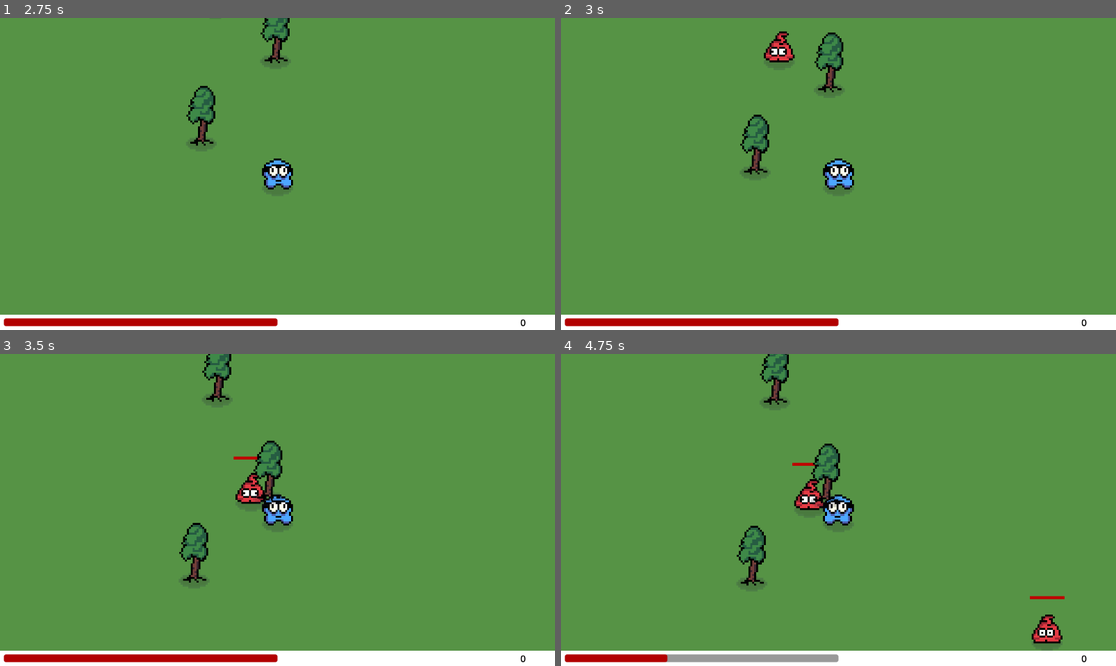
Above: before the commit, frames 1-4 (two rows, left to right).
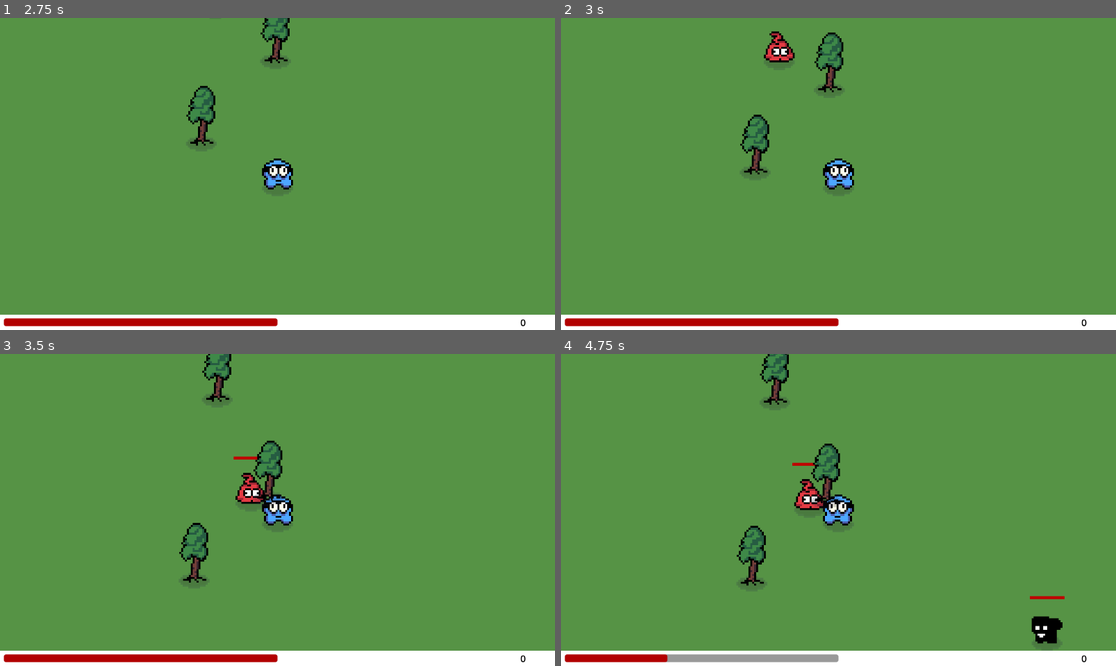
Above: after the commit, the same moments.

Repository: MicCode/zbra-survivors
Game: Godot game, scene res://game.tscn
Same seed, same stepped clock (60 frames per second), same inputs: the game is played once before the commit and once after it.
Inputs (mouse positions are in pixels of both pictures, inside the frame that each line leads up to):
- Up to frame 1 (2.75 s): move the mouse to (399, 158) at 0.52 s; press the mouse at (399, 158) at 0.53 s; hold D (move_right) 0.53-1.28 s; move the mouse to (166, 189) at 1.27 s; release the mouse at (166, 189) at 1.28 s; hold S (move_down) 1.28-2.03 s; click (166, 189) at 1.35 s; move the mouse to (333, 105) at 2.02 s; hold D (move_right) from 2.03 s (still down); hold E (grab) from 2.03 s (still down); click (333, 105) at 2.3 s
- Up to frame 2 (3 s): move the mouse to (810, 236) at 2.77 s; release D (move_right) at 2.78 s; release E (grab) at 2.78 s; hold W (move_up) from 2.78 s (still down); click (810, 236) at 2.85 s
- Up to frame 3 (3.5 s): keep holding W (move_up)
- Up to frame 4 (4.75 s): move the mouse to (1005, 556) at 3.52 s; release W (move_up) at 3.53 s; press the mouse at (1005, 556) at 3.53 s; hold A (move_left) from 3.53 s (still down); move the mouse to (672, 463) at 4.27 s; release the mouse at (672, 463) at 4.28 s; tap E (grab) at 4.35 s; click (672, 463) at 4.55 s

Frame 1 is identical in both runs. In frame 2, 0.2% of the frame differs, in the area x 36-43%, y 4-14%; in frame 3, 0.2%; in frame 4, 0.6%, in the area x 41-91%, y 40-93%.

Commit message:
feat: added new ennemy + ennemy spawn service

Diff:
--- a/entities/ennemies/mob-1/mob-1.gd
+++ b/entities/ennemies/Ennemy.gd
@@ -1,5 +1,5 @@
 extends CharacterBody2D
-class_name Ennemy # TODO extract to abstract class and inherit from it
+class_name Ennemy
 
 signal dead
 
@@ -9,6 +9,7 @@
 @onready var player = get_node("/root/Game/Player")
 
 var is_dead = false
+var sprite_reversed = false
 
 func _ready():
 	%Sprite.connect("animation_finished", _on_animation_finished)
@@ -20,6 +21,7 @@
 		var direction_to_player = global_position.direction_to(player.global_position)
 		velocity = direction_to_player * speed
 		move_and_slide()
+		%Sprite.flip_h = !sprite_reversed && direction_to_player.x < 0 || sprite_reversed && direction_to_player.x >= 0
 
 func take_damage(damage: float):
 	%Sprite.play("hurt")
--- a/entities/ennemies/mob-1/mob-1.tscn
+++ b/entities/ennemies/Ennemy.tscn
@@ -1,31 +1,31 @@
 [gd_scene load_steps=15 format=3 uid="uid://ci36jx3vvoocj"]
 
-[ext_resource type="Script" path="res://entities/ennemies/mob-1/mob-1.gd" id="1_hsysf"]
-[ext_resource type="Texture2D" uid="uid://bvkjjs72fxg4x" path="res://sprites/ennemies/mob-1-dead.png" id="1_qppga"]
-[ext_resource type="Texture2D" uid="uid://dwuk1wotf6y50" path="res://sprites/shadow.png" id="2_61tpv"]
-[ext_resource type="Texture2D" uid="uid://bceetuo4sphb" path="res://sprites/ennemies/mob-1-hurt.png" id="2_uknuq"]
-[ext_resource type="Texture2D" uid="uid://curemujf2tqhp" path="res://sprites/ennemies/mob-1-walk.png" id="3_sy8iv"]
-[ext_resource type="PackedScene" uid="uid://cl0vk4malih5v" path="res://components/healthbar/HealthComponent.tscn" id="4_nrwle"]
-[ext_resource type="AudioStream" uid="uid://l15ytlqmk1ww" path="res://sounds/hit.wav" id="6_sxgen"]
+[ext_resource type="Script" path="res://entities/ennemies/Ennemy.gd" id="1_qdj7r"]
+[ext_resource type="Texture2D" uid="uid://dwuk1wotf6y50" path="res://sprites/shadow.png" id="2_hl8ed"]
+[ext_resource type="Texture2D" uid="uid://bvkjjs72fxg4x" path="res://sprites/ennemies/mob-1-dead.png" id="3_qem7r"]
+[ext_resource type="Texture2D" uid="uid://bceetuo4sphb" path="res://sprites/ennemies/mob-1-hurt.png" id="4_yy3p0"]
+[ext_resource type="Texture2D" uid="uid://curemujf2tqhp" path="res://sprites/ennemies/mob-1-walk.png" id="5_grokr"]
+[ext_resource type="PackedScene" uid="uid://cl0vk4malih5v" path="res://components/healthbar/HealthComponent.tscn" id="6_o0wmw"]
+[ext_resource type="AudioStream" uid="uid://l15ytlqmk1ww" path="res://sounds/hit.wav" id="7_idycx"]
 
 [sub_resource type="AtlasTexture" id="AtlasTexture_45qg2"]
-atlas = ExtResource("1_qppga")
+atlas = ExtResource("3_qem7r")
 region = Rect2(0, 0, 16, 16)
 
 [sub_resource type="AtlasTexture" id="AtlasTexture_tiurt"]
-atlas = ExtResource("2_uknuq")
+atlas = ExtResource("4_yy3p0")
 region = Rect2(0, 0, 16, 16)
 
 [sub_resource type="AtlasTexture" id="AtlasTexture_ahbay"]
-atlas = ExtResource("2_uknuq")
+atlas = ExtResource("4_yy3p0")
 region = Rect2(16, 0, 16, 16)
 
 [sub_resource type="AtlasTexture" id="AtlasTexture_5mska"]
-atlas = ExtResource("3_sy8iv")
+atlas = ExtResource("5_grokr")
 region = Rect2(0, 0, 16, 16)
 
 [sub_resource type="AtlasTexture" id="AtlasTexture_brvno"]
-atlas = ExtResource("3_sy8iv")
+atlas = ExtResource("5_grokr")
 region = Rect2(16, 0, 16, 16)
 
 [sub_resource type="SpriteFrames" id="SpriteFrames_cyjhj"]
@@ -67,17 +67,17 @@
 [sub_resource type="CircleShape2D" id="CircleShape2D_a4ja4"]
 radius = 15.0
 
-[node name="Mob-1" type="CharacterBody2D"]
+[node name="Ennemy" type="CharacterBody2D"]
 scale = Vector2(2, 2)
 collision_layer = 2
 collision_mask = 14
-script = ExtResource("1_hsysf")
+script = ExtResource("1_qdj7r")
 
 [node name="Shadow" type="Sprite2D" parent="."]
 modulate = Color(1, 1, 1, 0.196078)
 position = Vector2(0, -8)
 scale = Vector2(2, 2)
-texture = ExtResource("2_61tpv")
+texture = ExtResource("2_hl8ed")
 
 [node name="Sprite" type="AnimatedSprite2D" parent="."]
 unique_name_in_owner = true
--- /dev/null
+++ b/entities/ennemies/Mob1/Mob1.tscn
@@ -0,0 +1,7 @@
+[gd_scene load_steps=3 format=3 uid="uid://bnhqwi7fcemj8"]
+
+[ext_resource type="PackedScene" uid="uid://ci36jx3vvoocj" path="res://entities/ennemies/Ennemy.tscn" id="1_ou7ce"]
+[ext_resource type="Script" path="res://entities/ennemies/Mob1/mob_1.gd" id="2_2l14v"]
+
+[node name="Mob1" instance=ExtResource("1_ou7ce")]
+script = ExtResource("2_2l14v")
--- /dev/null
+++ b/entities/ennemies/Mob1/mob_1.gd
@@ -0,0 +1,6 @@
+extends Ennemy
+class_name Mob1
+
+func _ready() -> void:
+	sprite_reversed = true
+	super._ready()
--- /dev/null
+++ b/entities/ennemies/Mob2/Mob2.tscn
@@ -0,0 +1,63 @@
+[gd_scene load_steps=11 format=3 uid="uid://cjw0jumou6ntu"]
+
+[ext_resource type="PackedScene" uid="uid://ci36jx3vvoocj" path="res://entities/ennemies/Ennemy.tscn" id="1_quukp"]
+[ext_resource type="Script" path="res://entities/ennemies/Mob2/mob_2.gd" id="2_uli14"]
+[ext_resource type="Texture2D" uid="uid://drnelp42j481v" path="res://sprites/ennemies/ennemy-2-dead.png" id="3_6b8w7"]
+[ext_resource type="Texture2D" uid="uid://l6cj1tg044xc" path="res://sprites/ennemies/ennemy-2-walk.png" id="3_vp2e4"]
+[ext_resource type="Texture2D" uid="uid://mlv24insxcl0" path="res://sprites/ennemies/ennemy-2-hurt.png" id="4_0u3s6"]
+
+[sub_resource type="AtlasTexture" id="AtlasTexture_m1m82"]
+atlas = ExtResource("4_0u3s6")
+region = Rect2(0, 0, 16, 16)
+
+[sub_resource type="AtlasTexture" id="AtlasTexture_waowg"]
+atlas = ExtResource("4_0u3s6")
+region = Rect2(16, 0, 16, 16)
+
+[sub_resource type="AtlasTexture" id="AtlasTexture_h2k7t"]
+atlas = ExtResource("3_vp2e4")
+region = Rect2(0, 0, 16, 16)
+
+[sub_resource type="AtlasTexture" id="AtlasTexture_sf6i8"]
+atlas = ExtResource("3_vp2e4")
+region = Rect2(16, 0, 16, 16)
+
+[sub_resource type="SpriteFrames" id="SpriteFrames_np543"]
+animations = [{
+"frames": [{
+"duration": 1.0,
+"texture": ExtResource("3_6b8w7")
+}],
+"loop": false,
+"name": &"dead",
+"speed": 5.0
+}, {
+"frames": [{
+"duration": 1.0,
+"texture": SubResource("AtlasTexture_m1m82")
+}, {
+"duration": 1.0,
+"texture": SubResource("AtlasTexture_waowg")
+}],
+"loop": false,
+"name": &"hurt",
+"speed": 5.0
+}, {
+"frames": [{
+"duration": 1.0,
+"texture": SubResource("AtlasTexture_h2k7t")
+}, {
+"duration": 1.0,
+"texture": SubResource("AtlasTexture_sf6i8")
+}],
+"loop": true,
+"name": &"walk",
+"speed": 5.0
+}]
+
+[node name="Mob2" instance=ExtResource("1_quukp")]
+script = ExtResource("2_uli14")
+
+[node name="Sprite" parent="." index="1"]
+sprite_frames = SubResource("SpriteFrames_np543")
+frame_progress = 0.0
--- /dev/null
+++ b/entities/ennemies/Mob2/mob_2.gd
@@ -0,0 +1,2 @@
+extends Ennemy
+class_name Mob2
--- a/entities/equipments/guns/basic-gun/BasicGun.tscn
+++ b/entities/equipments/guns/BasicGun/BasicGun.tscn
@@ -1,7 +1,7 @@
 [gd_scene load_steps=3 format=3 uid="uid://b6eulufrnjviy"]
 
 [ext_resource type="PackedScene" uid="uid://cdr8rck7r5wts" path="res://entities/equipments/guns/gun.tscn" id="1_ybp5n"]
-[ext_resource type="Script" path="res://entities/equipments/guns/basic-gun/BasicGun.gd" id="2_of6s7"]
+[ext_resource type="Script" path="res://entities/equipments/guns/BasicGun/BasicGun.gd" id="2_of6s7"]
 
 [node name="BasicGun" instance=ExtResource("1_ybp5n")]
 script = ExtResource("2_of6s7")
--- a/entities/equipments/guns/rifle-gun/RifleGun.tscn
+++ b/entities/equipments/guns/RifleGun/RifleGun.tscn
@@ -2,7 +2,7 @@
 
 [ext_resource type="PackedScene" uid="uid://cdr8rck7r5wts" path="res://entities/equipments/guns/gun.tscn" id="1_ynb55"]
 [ext_resource type="Texture2D" uid="uid://b2kcfg2omy42e" path="res://sprites/items/Rifle-firing.png" id="2_tvf2g"]
-[ext_resource type="Script" path="res://entities/equipments/guns/rifle-gun/RifleGun.gd" id="2_v02ng"]
+[ext_resource type="Script" path="res://entities/equipments/guns/RifleGun/RifleGun.gd" id="2_v02ng"]
 [ext_resource type="Texture2D" uid="uid://cp367k8prjif0" path="res://sprites/items/Rifle.png" id="3_a5ebd"]
 
 [sub_resource type="AtlasTexture" id="AtlasTexture_mdn8v"]
@@ -37,8 +37,6 @@
 
 [node name="RifleGun" instance=ExtResource("1_ynb55")]
 script = ExtResource("2_v02ng")
-fire_cooldown_s = 0.25
-bullet_damage = 0.5
 
 [node name="Sprite" parent="PivotPoint" index="0"]
 position = Vector2(43, -3)
--- a/entities/equipments/guns/gun.gd
+++ b/entities/equipments/guns/gun.gd
@@ -1,14 +1,13 @@
 extends EquipmentItem
 class_name Gun
 
-@export var fire_range = 200.0
-@export var fire_cooldown_s = 1.0
-@export var bullet_damage = 1.0
 var flipped = false
 var cooling_down = false
+var gun_stats: GunStats
 
 func _ready():
-	%AutoFireRange.shape.radius = fire_range
+	gun_stats = EquipmentStats.get_gun_stats(self)
+	%AutoFireRange.shape.radius = gun_stats.fire_range
 
 func _process(_delta):
 	%CooldownProgress.value = %CooldownTimer.time_left
@@ -38,7 +37,7 @@
 
 func shoot_bullet():
 	if !cooling_down:
-		var new_bullet = get_bullet().instantiate().with_damage(bullet_damage)
+		var new_bullet = get_bullet().instantiate().with_damage(gun_stats.bullet_damage)
 		new_bullet.global_position = %ShootingPoint.global_position
 		new_bullet.global_rotation = %ShootingPoint.global_rotation
 		get_node("/root").get_node("./").add_child(new_bullet)
@@ -47,9 +46,9 @@
 		start_cooldown_timer()
 
 func start_cooldown_timer():
-	%CooldownProgress.max_value = fire_cooldown_s
-	%CooldownProgress.value = fire_cooldown_s
-	%CooldownTimer.start(fire_cooldown_s)
+	%CooldownProgress.max_value = gun_stats.fire_cooldown_s
+	%CooldownProgress.value = gun_stats.fire_cooldown_s
+	%CooldownTimer.start(gun_stats.fire_cooldown_s)
 	cooling_down = true
 
 func _on_sprite_animation_finished():
--- /dev/null
+++ b/entities/equipments/guns/gun_stats.gd
@@ -0,0 +1,12 @@
+extends Object
+class_name GunStats
+
+var bullet_damage = 1.0
+var fire_cooldown_s = 1.0
+var fire_range = 200.0
+
+static func create(damage: float, cooldown: float) -> GunStats:
+    var instance = GunStats.new()
+    instance.bullet_damage = damage
+    instance.fire_cooldown_s = cooldown
+    return instance
--- a/game.gd
+++ b/game.gd
@@ -3,18 +3,18 @@
 var spawn_time_s = 3.0
 var score = 0
 var player_health = 100.0
-const MOB_1 = preload("res://entities/ennemies/mob-1/mob-1.tscn")
 
 func _ready():
 	%MobSpawnTimer.wait_time = spawn_time_s
 	update_ui()
 
 func spawn_ennemy():
-	var new_ennemy = MOB_1.instantiate()
-	%SpawnPoint.progress_ratio = randf()
-	new_ennemy.global_position = %SpawnPoint.global_position
-	new_ennemy.dead.connect(_on_ennemy_death)
-	add_child(new_ennemy)
+	var new_ennemy = EnnemySpawner.spawn()
+	if new_ennemy:
+		%SpawnPoint.progress_ratio = randf()
+		new_ennemy.global_position = %SpawnPoint.global_position
+		new_ennemy.dead.connect(_on_ennemy_death)
+		add_child(new_ennemy)
 
 func update_ui():
 	%Score.text = str(score)
--- /dev/null
+++ b/globals/ennemy_spawner.gd
@@ -0,0 +1,11 @@
+extends Node
+
+func spawn() -> Ennemy:
+    var rnd = randi_range(0, 1)
+    match rnd:
+        0:
+            return preload("res://entities/ennemies/Mob1/Mob1.tscn").instantiate()
+        1:
+            return preload("res://entities/ennemies/Mob2/Mob2.tscn").instantiate()
+
+    return null
--- /dev/null
+++ b/globals/equipment_stats.gd
@@ -0,0 +1,20 @@
+extends Node
+
+func get_gun_damage(gun: Gun) -> float:
+    if gun is BasicGun:
+        return 2.0
+    elif gun is RifleGun:
+        return 0.5
+    else:
+        return 1.0
+
+func get_gun_cooldown(gun: Gun) -> float:
+    if gun is BasicGun:
+        return 1.0
+    elif gun is RifleGun:
+        return 0.25
+    else:
+        return 1.0
+
+func get_gun_stats(gun: Gun) -> GunStats:
+    return GunStats.create(get_gun_damage(gun), get_gun_cooldown(gun))
--- a/globals/loot_table.gd
+++ b/globals/loot_table.gd
@@ -1,25 +1,17 @@
 extends Node
-
-const BASIC_GUN_COLLECTIBLE = preload("res://entities/collectibles/guns/BasicGun/BasicGunCollectible.tscn")
-const BASIC_GUN_EQUIPMENT = preload("res://entities/equipments/guns/basic-gun/BasicGun.tscn")
-
-const RIFLE_GUN_COLLECTIBLE = preload("res://entities/collectibles/guns/Rifle/RifleGunCollectible.tscn")
-const RIFLE_GUN_EQUIPMENT = preload("res://entities/equipments/guns/rifle-gun/RifleGun.tscn")
 
 func to_equipment(collectible: Collectible) -> EquipmentItem:
 	if collectible is GunCollectible:
 		if collectible is BasicGunCollectible:
-			return BASIC_GUN_EQUIPMENT.instantiate()
+			return preload("res://entities/equipments/guns/BasicGun/BasicGun.tscn").instantiate()
 		elif collectible is RifleGunCollectible:
-			return RIFLE_GUN_EQUIPMENT.instantiate()
-
+			return preload("res://entities/equipments/guns/RifleGun/RifleGun.tscn").instantiate()
 	return null
 
 func to_collectible(equipment: EquipmentItem) -> Collectible:
 	if equipment is Gun:
 		if equipment is BasicGun:
-			return BASIC_GUN_COLLECTIBLE.instantiate()
+			return preload("res://entities/collectibles/guns/BasicGun/BasicGunCollectible.tscn").instantiate()
 		elif equipment is RifleGun:
-			return RIFLE_GUN_COLLECTIBLE.instantiate()
-
+			return preload("res://entities/collectibles/guns/Rifle/RifleGunCollectible.tscn").instantiate()
 	return null
--- a/project.godot
+++ b/project.godot
@@ -13,39 +13,41 @@
 config/name="Zbra Survivors"
 config/version="0.0.1"
 run/main_scene="res://game.tscn"
-config/features=PackedStringArray("4.2", "Forward Plus")
+config/features=PackedStringArray("4.3", "Forward Plus")
 boot_splash/show_image=false
 config/icon="res://icon.svg"
 
 [autoload]
 
 LootTable="*res://globals/loot_table.gd"
+EnnemySpawner="*res://globals/ennemy_spawner.gd"
+EquipmentStats="*res://globals/equipment_stats.gd"
 
 [input]
 
 move_left={
 "deadzone": 0.5,
-"events": [Object(InputEventKey,"resource_local_to_scene":fa …(172 unchanged characters)… eycode":65,"key_label":0,"unicode":113,"echo":false,"script":null)
+"events": [Object(InputEventKey,"resource_local_to_scene":fa …(172 unchanged characters)… eycode":65,"key_label":0,"unicode":113,"location":0,"echo":false,"script":null)
 ]
 }
 move_right={
 "deadzone": 0.5,
-"events": [Object(InputEventKey,"resource_local_to_scene":fa …(172 unchanged characters)… eycode":68,"key_label":0,"unicode":100,"echo":false,"script":null)
+"events": [Object(InputEventKey,"resource_local_to_scene":fa …(172 unchanged characters)… eycode":68,"key_label":0,"unicode":100,"location":0,"echo":false,"script":null)
 ]
 }
 move_up={
 "deadzone": 0.5,
-"events": [Object(InputEventKey,"resource_local_to_scene":fa …(172 unchanged characters)… eycode":87,"key_label":0,"unicode":122,"echo":false,"script":null)
+"events": [Object(InputEventKey,"resource_local_to_scene":fa …(172 unchanged characters)… eycode":87,"key_label":0,"unicode":122,"location":0,"echo":false,"script":null)
 ]
 }
 move_down={
 "deadzone": 0.5,
-"events": [Object(InputEventKey,"resource_local_to_scene":fa …(172 unchanged characters)… eycode":83,"key_label":0,"unicode":115,"echo":false,"script":null)
+"events": [Object(InputEventKey,"resource_local_to_scene":fa …(172 unchanged characters)… eycode":83,"key_label":0,"unicode":115,"location":0,"echo":false,"script":null)
 ]
 }
 pause_game={
 "deadzone": 0.5,
-"events": [Object(InputEventKey,"resource_local_to_scene":fa …(175 unchanged characters)… ode":4194305,"key_label":0,"unicode":0,"echo":false,"script":null)
+"events": [Object(InputEventKey,"resource_local_to_scene":fa …(175 unchanged characters)… ode":4194305,"key_label":0,"unicode":0,"location":0,"echo":false,"script":null)
 ]
 }
 fire={
@@ -55,7 +57,7 @@
 }
 grab={
 "deadzone": 0.5,
-"events": [Object(InputEventKey,"resource_local_to_scene":fa …(172 unchanged characters)… eycode":69,"key_label":0,"unicode":101,"echo":false,"script":null)
+"events": [Object(InputEventKey,"resource_local_to_scene":fa …(172 unchanged characters)… eycode":69,"key_label":0,"unicode":101,"location":0,"echo":false,"script":null)
 ]
 }
 
Not shown: 2 places in entities/ennemies/Ennemy.tscn that only renumber resources
Renamed: entities/equipments/guns/basic-gun/BasicGun.gd -> entities/equipments/guns/BasicGun/BasicGun.gd
Renamed: entities/equipments/guns/rifle-gun/RifleGun.gd -> entities/equipments/guns/RifleGun/RifleGun.gd
